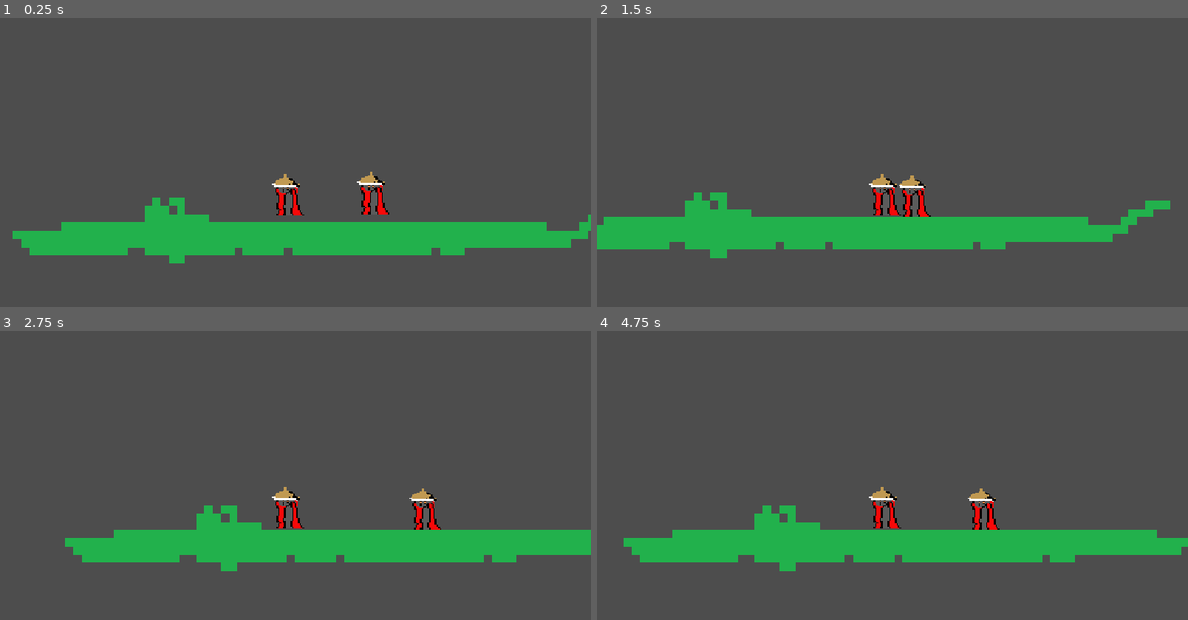
Above: before the commit, frames 1-4 (two rows, left to right).
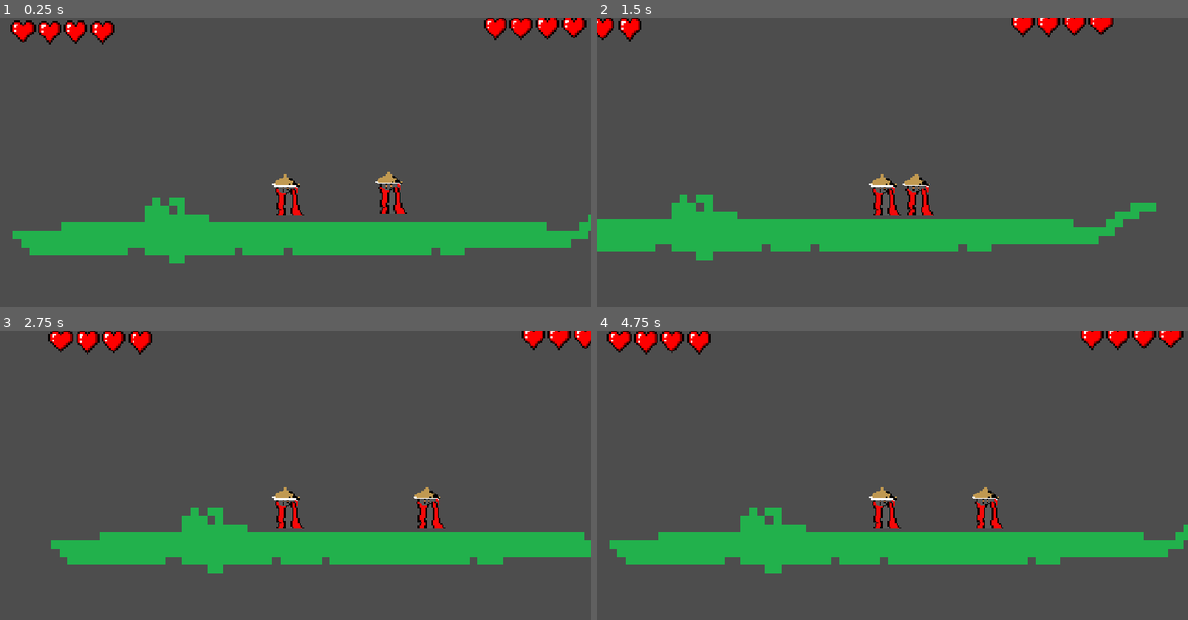
Above: after the commit, the same moments.

Repository: ste12-tech/HackClub2DStreetFightingGame
Game: Godot game, scene res://scenes/game.tscn
Same seed, same stepped clock (60 frames per second), same inputs: the game is played once before the commit and once after it.
Inputs:
- Up to frame 1 (0.25 s): no input
- Up to frame 2 (1.5 s): tap Enter (ui_accept) at 0.5 s; hold Right (ui_right) from 0.53 s (still down); tap W (ui_jump2) at 0.6, 0.77, 1.07, 1.35 s
- Up to frame 3 (2.75 s): tap W (ui_jump2) at 1.52, 1.82, 2.1 s; release Right (ui_right) at 2.03 s; hold Left (ui_left) from 2.03 s (still down)
- Up to frame 4 (4.75 s): release Left (ui_left) at 2.78 s; hold Right (ui_right) 2.78-4.28 s; tap W (ui_jump2) at 2.85, 3.02, 3.32, 3.6, 3.77, 4.07, 4.35, 4.52 s; hold Left (ui_left) from 4.28 s (still down)

The runs differ from the first frame. In frame 1, 2.4% of the frame differs, in the area x 1-100%, y 0-69%; in frame 2, 4.1%; in frame 3, 4.2%; in frame 4, 4.6%, in the area x 1-100%, y 0-84%.

Commit message:
create, added heart
but no logic

Diff:
--- a/hack-club/project.godot
+++ b/hack-club/project.godot
@@ -30,11 +30,6 @@
 , Object(InputEventKey,"resource_local_to_scene":false,"resource_name":"","device":-1,"window_id":0,"alt_pressed":false …(186 unchanged characters)…
 ]
 }
-ui_jump2={
-"deadzone": 0.2,
-"events": [Object(InputEventKey,"resource_local_to_scene":false,"resource_name":"","device":-1,"window_id":0,"alt_pressed":false,"shift_pressed":false,"ctrl_pressed":false,"meta_pressed":false,"pressed":false,"keycode":0,"physical_keycode":87,"key_label":0,"unicode":119,"location":0,"echo":false,"script":null)
-]
-}
 ui_left2={
 "deadzone": 0.2,
 "events": [Object(InputEventKey,"resource_local_to_scene":false,"resource_name":"","device":-1,"window_id":0,"alt_press …(191 unchanged characters)…
@@ -45,6 +40,16 @@
 "events": [Object(InputEventKey,"resource_local_to_scene":false,"resource_name":"","device":-1,"window_id":0,"alt_press …(192 unchanged characters)…
 ]
 }
+ui_up2={
+"deadzone": 0.2,
+"events": [Object(InputEventKey,"resource_local_to_scene":false,"resource_name":"","device":-1,"window_id":0,"alt_pressed":false,"shift_pressed":false,"ctrl_pressed":false,"meta_pressed":false,"pressed":false,"keycode":0,"physical_keycode":87,"key_label":0,"unicode":119,"location":0,"echo":false,"script":null)
+]
+}
+ui_jump2={
+"deadzone": 0.2,
+"events": [Object(InputEventKey,"resource_local_to_scene":false,"resource_name":"","device":-1,"window_id":0,"alt_pressed":false,"shift_pressed":false,"ctrl_pressed":false,"meta_pressed":false,"pressed":false,"keycode":0,"physical_keycode":87,"key_label":0,"unicode":119,"location":0,"echo":false,"script":null)
+]
+}
 
 [physics]
 
--- a/hack-club/scenes/game.tscn
+++ b/hack-club/scenes/game.tscn
@@ -4,6 +4,7 @@
 [ext_resource type="Texture2D" uid="uid://dryvh4utjrxs0" path="res://SamuraiIdle.png" id="2_lnu2h"]
 [ext_resource type="Texture2D" uid="uid://p50l6n7ckx8g" path="res://Grass texture hack club.png" id="3_iywne"]
 [ext_resource type="Script" uid="uid://qha12w8ylrd3" path="res://scenes/player2.gd" id="4_lbhrr"]
+[ext_resource type="Texture2D" uid="uid://bmnyyshxg44f6" path="res://heart pixel art 254x254.png" id="5_iywne"]
 
 [sub_resource type="RectangleShape2D" id="RectangleShape2D_bjyv4"]
 size = Vector2(63, 88)
@@ -150,6 +151,32 @@
 
 [node name="game" type="Node2D" unique_id=1226202076]
 
+[node name="HBoxContainer" type="HBoxContainer" parent="." unique_id=137822196]
+offset_left = 23.0
+offset_top = -11.0
+offset_right = 63.0
+offset_bottom = 29.0
+
+[node name="HeartPixelArt254x257" type="Sprite2D" parent="HBoxContainer" unique_id=381711790]
+position = Vector2(468, -265)
+scale = Vector2(0.18019135, 0.18019135)
+texture = ExtResource("5_iywne")
+
+[node name="HeartPixelArt254x254" type="Sprite2D" parent="HBoxContainer" unique_id=438080856]
+position = Vector2(519.99994, -266)
+scale = Vector2(0.19586618, 0.17224413)
+texture = ExtResource("5_iywne")
+
+[node name="HeartPixelArt254x256" type="Sprite2D" parent="HBoxContainer" unique_id=589047318]
+position = Vector2(367.00003, -264)
+scale = Vector2(0.18019135, 0.18019135)
+texture = ExtResource("5_iywne")
+
+[node name="HeartPixelArt254x255" type="Sprite2D" parent="HBoxContainer" unique_id=702001319]
+position = Vector2(417, -264)
+scale = Vector2(0.18019135, 0.18019135)
+texture = ExtResource("5_iywne")
+
 [node name="Node" type="Node" parent="." unique_id=1140564547]
 
 [node name="Player" type="CharacterBody2D" parent="Node" unique_id=1306061915]
@@ -161,33 +188,64 @@
 texture = ExtResource("2_lnu2h")
 
 [node name="CollisionShape2D" type="CollisionShape2D" parent="Node/Player" unique_id=1433637616]
-position = Vector2(-15.5, 20)
+position = Vector2(-10, 24)
 shape = SubResource("RectangleShape2D_bjyv4")
 
 [node name="Camera2D" type="Camera2D" parent="Node/Player" unique_id=435082380]
+
+[node name="CanvasLayer" type="CanvasLayer" parent="Node/Player" unique_id=486361168]
 
 [node name="TileMapLayer" type="TileMapLayer" parent="Node" unique_id=1667629347]
 position = Vector2(-7, 23)
 tile_map_data = PackedByteArray("AADx/wIAAAABAAEAAADy/wIAAAABAAEAAADy/wMAAAABAAEAAADy/wQAAAABAAEAAADz/wQAAAABAAEAAAD0/w …(4224 unchanged characters)…
 tile_set = SubResource("TileSet_kmg7x")
 
-[node name="Node" type="Node" parent="Node" unique_id=1237520383]
-
-[node name="Player" type="CharacterBody2D" parent="Node/Node" unique_id=1920269563]
+[node name="Node2" type="Node" parent="." unique_id=601187551]
+
+[node name="HBoxContainer" type="HBoxContainer" parent="Node2" unique_id=1113893392]
+offset_right = 40.0
+offset_bottom = 40.0
+
+[node name="HeartPixelArt254x254" type="Sprite2D" parent="Node2/HBoxContainer" unique_id=1369033225]
+position = Vector2(-531, -269)
+scale = Vector2(0.19586618, 0.17224413)
+texture = ExtResource("5_iywne")
+
+[node name="HeartPixelArt254x255" type="Sprite2D" parent="Node2/HBoxContainer" unique_id=1258803105]
+position = Vector2(-375.99997, -267)
+scale = Vector2(0.18019135, 0.18019135)
+texture = ExtResource("5_iywne")
+
+[node name="HeartPixelArt254x256" type="Sprite2D" parent="Node2/HBoxContainer" unique_id=332492286]
+position = Vector2(-429, -268)
+scale = Vector2(0.18019135, 0.18019135)
+texture = ExtResource("5_iywne")
+
+[node name="HeartPixelArt254x257" type="Sprite2D" parent="Node2/HBoxContainer" unique_id=1668166948]
+position = Vector2(-478.99997, -267)
+scale = Vector2(0.18019135, 0.18019135)
+texture = ExtResource("5_iywne")
+
+[node name="Player" type="CharacterBody2D" parent="Node2" unique_id=1773299171]
 script = ExtResource("4_lbhrr")
 
-[node name="Sprite2D" type="Sprite2D" parent="Node/Node/Player" unique_id=399995813]
-position = Vector2(150, 16)
+[node name="Sprite2D" type="Sprite2D" parent="Node2/Player" unique_id=300173910]
+position = Vector2(185, 15)
 scale = Vector2(0.09179687, 0.08203125)
 texture = ExtResource("2_lnu2h")
 
-[node name="CollisionShape2D" type="CollisionShape2D" parent="Node/Node/Player" unique_id=2123466257]
-position = Vector2(156, 14)
+[node name="CollisionShape2D" type="CollisionShape2D" parent="Node2/Player" unique_id=1995492517]
+position = Vector2(189, 20)
 shape = SubResource("RectangleShape2D_bjyv4")
 
-[node name="Camera2D" type="Camera2D" parent="Node/Node/Player" unique_id=1336582512]
-
-[node name="TileMapLayer" type="TileMapLayer" parent="Node/Node" unique_id=562033839]
+[node name="Camera2D" type="Camera2D" parent="Node2/Player" unique_id=1310835368]
+visible = false
+position = Vector2(2.0000153, 14)
+scale = Vector2(1, 0.99999994)
+
+[node name="CanvasLayer" type="CanvasLayer" parent="Node2/Player" unique_id=1105486405]
+
+[node name="TileMapLayer" type="TileMapLayer" parent="Node2" unique_id=2115016493]
 position = Vector2(-7, 23)
 tile_map_data = PackedByteArray("AADx/wIAAAABAAEAAADy/wIAAAABAAEAAADy/wMAAAABAAEAAADy/wQAAAABAAEAAADz/wQAAAABAAEAAAD0/w …(4224 unchanged characters)…
 tile_set = SubResource("TileSet_kmg7x")
Binary file added: hack-club/heart pixel art 254x254.png
Not shown, added: hack-club/heart pixel art 254x254.png.import
